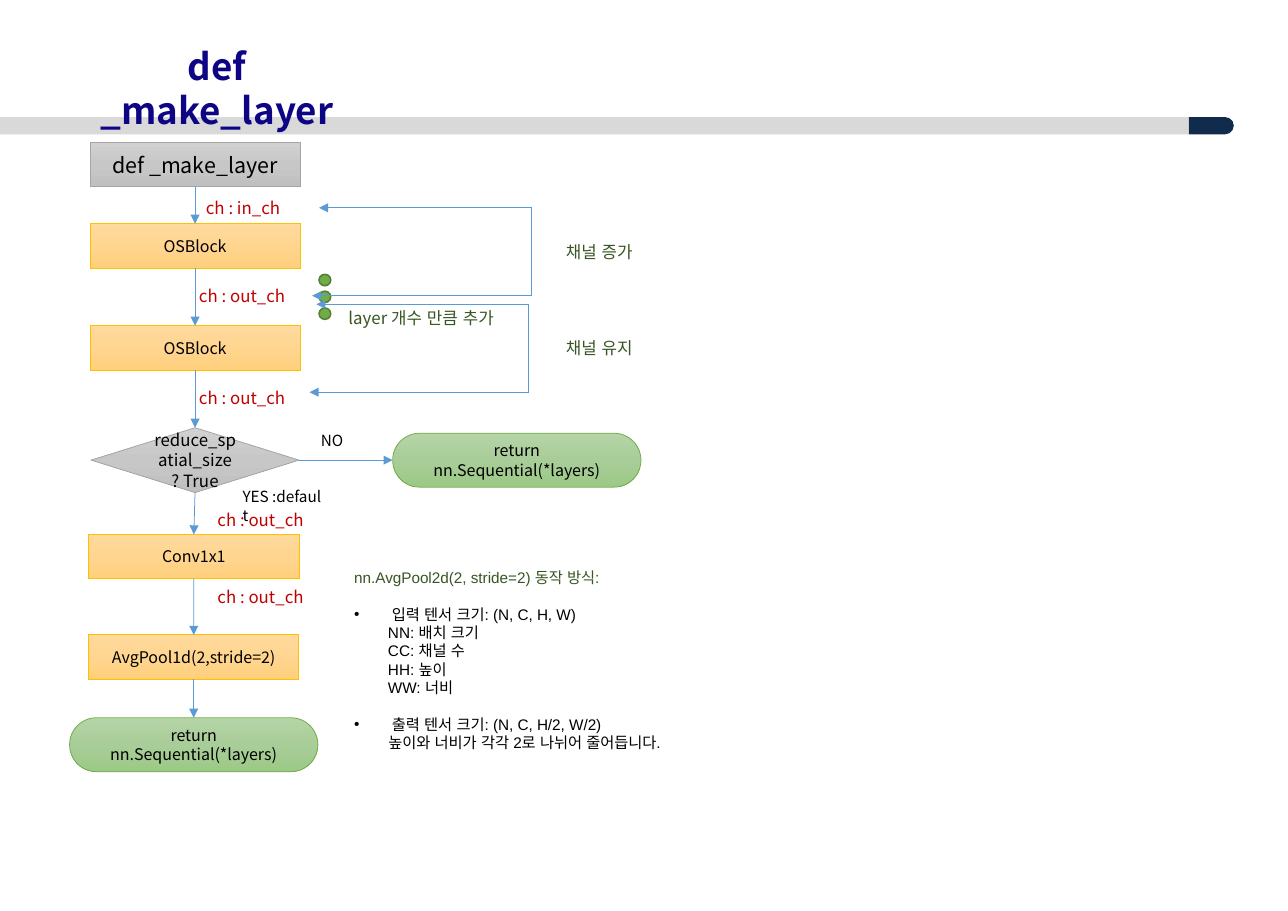
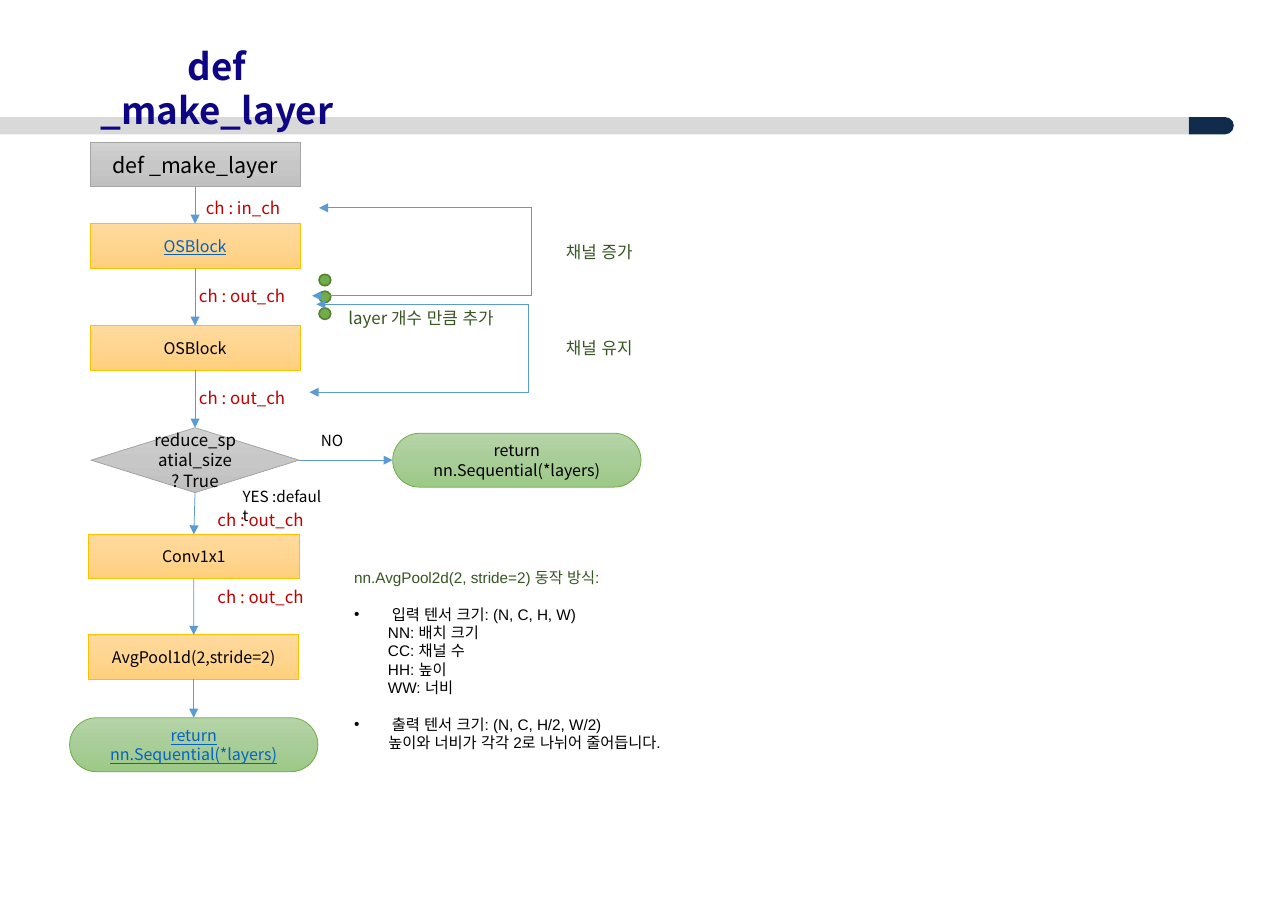
Before and after one commit to ksyoon70/deep-person-reid, a slide deck: slide 14 of deep-person-reid_이해.pptx (slide 17 before the commit). Drawn at 1288x911 pixels with LibreOffice and Linux fonts; fonts in the diff are those of the drawing; background and template pictures are left out. Boxes give left, top, right and bottom in pixels: in the first picture for what was removed or moved away, otherwise in the second. Text is boxed around its words. In the diff, an @@ line names an element or a change of style, - is before the commit and + after.

```diff
--- a/deep-person-reid_이해.pptx
+++ b/deep-person-reid_이해.pptx
@@ rectangle "OSBlock" at [90,224,301,268]: text colour #000000 to #0563C1, underline on @@
@@ rounded rectangle "return nn.Sequential(*layers)" at [69,717,317,771]: text colour #000000 to #0563C1, underline on @@
```
Also in this commit, not shown: 10 other slides changed, 10 slides added, 2 other files.
